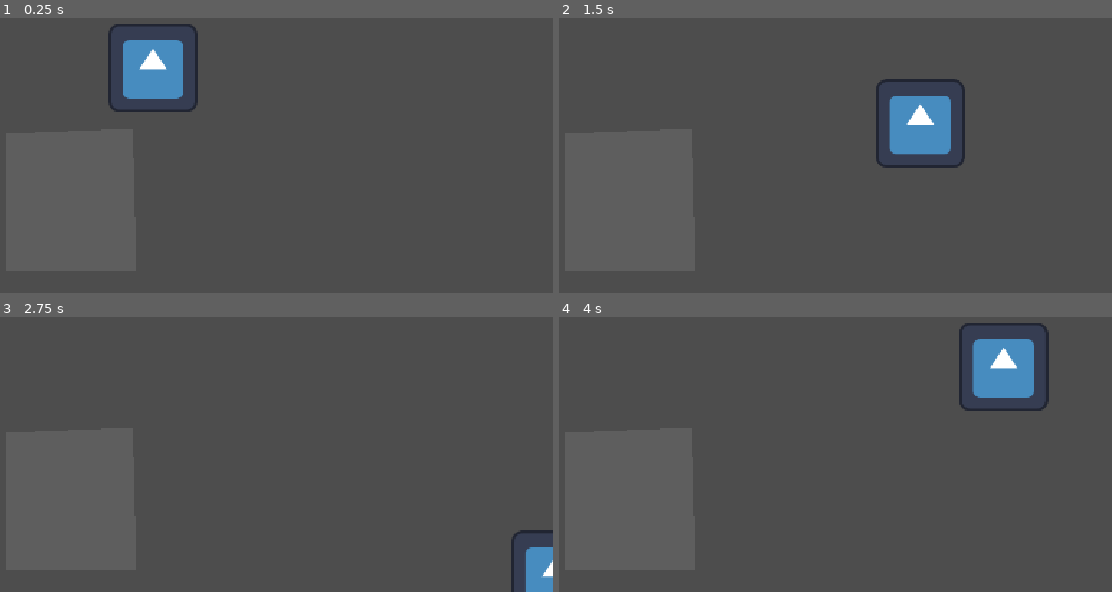
Above: before the commit, frames 1-4 (two rows, left to right).
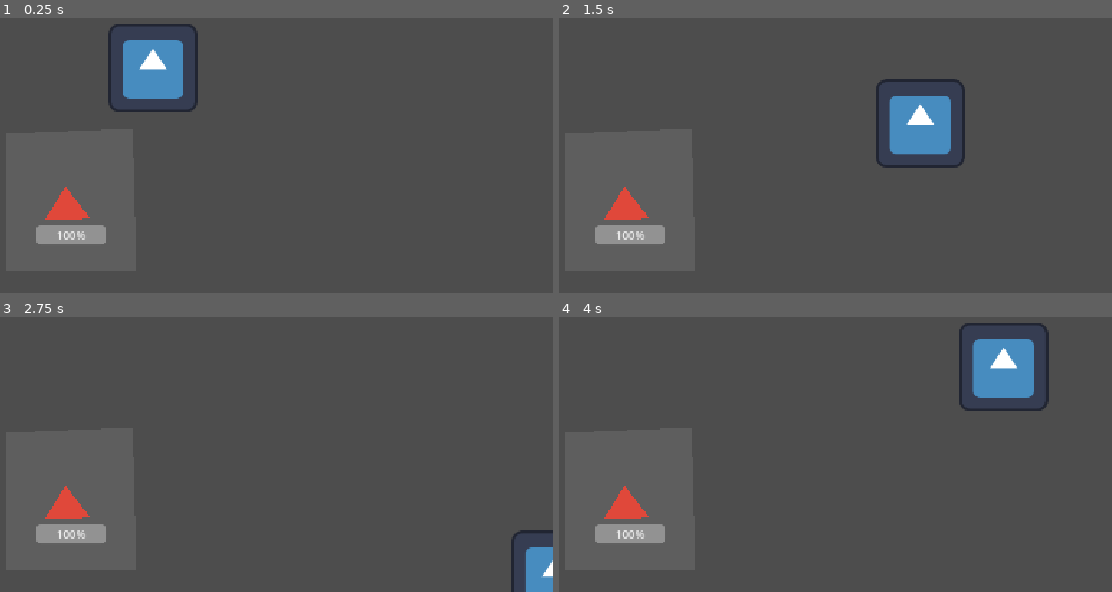
Above: after the commit, the same moments.

Repository: skeeeth/Allstar-Cult-Slip
Game: Godot game, scene res://Source/Level/World/World.tscn
Two runs of this game, one before a commit and one after it. Both use one fixed random seed, a clock stepped at 60 frames per second and the inputs below. The engine's default icon, where the game draws it, is replaced by a stand-in: a white triangle on a blue panel in a dark square.
Inputs:
- Up to frame 1 (0.25 s): no input
- Up to frame 2 (1.5 s): tap Enter at 0.5 s; hold D (right) 0.53-1.28 s; hold E (Interact) 0.53-1.28 s; hold S (down) from 1.28 s (still down); tap 1 (one) at 1.35 s
- Up to frame 3 (2.75 s): release S (down) at 2.03 s; hold D (right) from 2.03 s (still down); hold E (Interact) from 2.03 s (still down)
- Up to frame 4 (4 s): release D (right) at 2.78 s; release E (Interact) at 2.78 s; hold W (up) 2.78-3.53 s; tap 1 (one) at 2.85 s; hold A (left) from 3.53 s (still down); hold E (Interact) from 3.53 s (still down)

The runs differ from the first frame. In frame 1, 1.4% of the frame differs, in the area x 6-20%, y 61-83%; in frame 2, 1.4%; in frame 3, 1.4%; in frame 4, 1.4%.

Commit message:
Initial Tower Damage Flow
uses area time

Diff:
--- a/Source/Interactable/Towers/Tower.gd
+++ b/Source/Interactable/Towers/Tower.gd
@@ -5,6 +5,10 @@
 
 const self_scene = preload("uid://bba0prqueb088")
 var units_inside:Array[Unit]
+
+var targets:Array[Unit]
+
+var area_time:float = 0
 
 static func create(from_data:TowerData) -> Tower: #Make sure to add to scene!
 	var new_tower:Tower = self_scene.instantiate()
@@ -25,6 +29,29 @@
 
 func register_unit(u:Unit):
 	units_inside.append(u)
+	match data.trigger_condition:
+		TowerData.trigger_conditions.ENTRY:
+			targets.append(u)
+			trigger()
+			targets.erase(u)
+		TowerData.trigger_conditions.AREA_TIME:
+			targets.append(u)
+		TowerData.trigger_conditions.UNIT_TIME:
+			pass
 
 func unregister_unit(u:Unit):
-	pass
+	units_inside.erase(u)
+
+func _process(delta: float) -> void:
+	match data.trigger_condition:
+		TowerData.trigger_conditions.AREA_TIME:
+			area_time += delta
+			if area_time >= data.trigger_time:
+				trigger()
+				area_time -= data.trigger_time
+
+
+
+func trigger():
+	for u in targets:
+		u.take_damage(data.effect_strength)
--- a/Source/Interactable/Towers/Tower.tscn
+++ b/Source/Interactable/Towers/Tower.tscn
@@ -2,7 +2,15 @@
 
 [ext_resource type="Script" uid="uid://prs7hbtfl8n8" path="res://Source/Interactable/Towers/Tower.gd" id="1_hv3xy"]
 
-[sub_resource type="CircleShape2D" id="CircleShape2D_hv3xy"]
+[sub_resource type="RectangleShape2D" id="RectangleShape2D_hv3xy"]
+size = Vector2(216, 225)
+
+[sub_resource type="FastNoiseLite" id="FastNoiseLite_j3jl0"]
+noise_type = 2
+frequency = 0.1345
+
+[sub_resource type="NoiseTexture2D" id="NoiseTexture2D_hv3xy"]
+noise = SubResource("FastNoiseLite_j3jl0")
 
 [node name="Tower" type="Node2D" unique_id=447039082]
 script = ExtResource("1_hv3xy")
@@ -12,7 +20,13 @@
 collision_mask = 2
 
 [node name="CollisionShape2D" type="CollisionShape2D" parent="Effect Area" unique_id=1976330790]
-shape = SubResource("CircleShape2D_hv3xy")
+position = Vector2(-1, -1.5)
+shape = SubResource("RectangleShape2D_hv3xy")
+
+[node name="Sprite2D" type="Sprite2D" parent="." unique_id=81413410]
+modulate = Color(0.74, 0.74, 0.74, 1)
+scale = Vector2(0.425, 0.425)
+texture = SubResource("NoiseTexture2D_hv3xy")
 
 [connection signal="area_entered" from="Effect Area" to="." method="_on_effect_area_area_entered"]
 [connection signal="area_exited" from="Effect Area" to="." method="_on_effect_area_area_exited"]
--- a/Source/Interactable/Towers/TowerData.gd
+++ b/Source/Interactable/Towers/TowerData.gd
@@ -6,4 +6,7 @@
 enum trigger_conditions{AREA_TIME, UNIT_TIME, ENTRY, EXIT}
 @export var trigger_condition:trigger_conditions
 
+@export var trigger_time = 1.0
+@export var effect_strength:float = 10
+
 @export var area_size:float
--- a/Source/Level/World/World.tscn
+++ b/Source/Level/World/World.tscn
@@ -4,6 +4,7 @@
 [ext_resource type="PackedScene" uid="uid://cid0wtr1vxp4v" path="res://Source/Level/UI/Hud.tscn" id="2_60l3g"]
 [ext_resource type="PackedScene" uid="uid://ofx71x0hbi23" path="res://Source/Interactable/Circle/ResourceCircle.tscn" id="3_5c1oy"]
 [ext_resource type="PackedScene" uid="uid://bxuwbl1bbb4a0" path="res://Source/Interactable/Tower Site/TowerSite.tscn" id="4_huh1a"]
+[ext_resource type="PackedScene" uid="uid://4ppu28orsq7" path="res://Source/Unit/Enemy/Enemy.tscn" id="5_n1joc"]
 
 [node name="Node2D" type="Node2D" unique_id=1300881241]
 
@@ -25,3 +26,6 @@
 
 [node name="TowerSite" parent="." unique_id=655530917 instance=ExtResource("4_huh1a")]
 position = Vector2(-124, 200)
+
+[node name="Enemy" parent="." unique_id=1182452479 instance=ExtResource("5_n1joc")]
+position = Vector2(-124, 197)
--- a/Source/Unit/Enemy/Enemy.tscn
+++ b/Source/Unit/Enemy/Enemy.tscn
@@ -4,8 +4,9 @@
 
 [sub_resource type="CircleShape2D" id="CircleShape2D_qtjwj"]
 
-[node name="Enemy" type="Node2D" unique_id=1182452479]
+[node name="Enemy" type="Node2D" unique_id=1182452479 node_paths=PackedStringArray("hp_bar")]
 script = ExtResource("1_wm6wr")
+hp_bar = NodePath("HP_Bar")
 
 [node name="Polygon2D" type="Polygon2D" parent="." unique_id=155334630]
 color = Color(0.88, 0.28306666, 0.22879998, 1)
@@ -17,3 +18,11 @@
 
 [node name="CollisionShape2D" type="CollisionShape2D" parent="Area2D" unique_id=402781113]
 shape = SubResource("CircleShape2D_qtjwj")
+
+[node name="HP_Bar" type="ProgressBar" parent="." unique_id=2059718330]
+custom_minimum_size = Vector2(100, 0)
+offset_left = -44.0
+offset_top = 30.0
+offset_right = 56.0
+offset_bottom = 57.0
+value = 100.0
--- a/Source/Unit/Enemy/enemy.gd
+++ b/Source/Unit/Enemy/enemy.gd
@@ -1,4 +1,5 @@
 extends Unit
 
 func _ready() -> void:
-	pass
+	hp_bar.value = current_health
+	hp_bar.max_value = max_health
--- a/Source/Unit/UnitClass.gd
+++ b/Source/Unit/UnitClass.gd
@@ -6,11 +6,18 @@
 
 
 @export var max_health:float = 100
+@export var hp_bar:ProgressBar
+
 var current_health:float = max_health
 
 
 func take_damage(amount:float):
 	current_health -= amount
+
+	if hp_bar:
+		#hp_bar.max_value = max_health
+		hp_bar.value = current_health
+
 	if current_health <= 0:
 		die()
 
